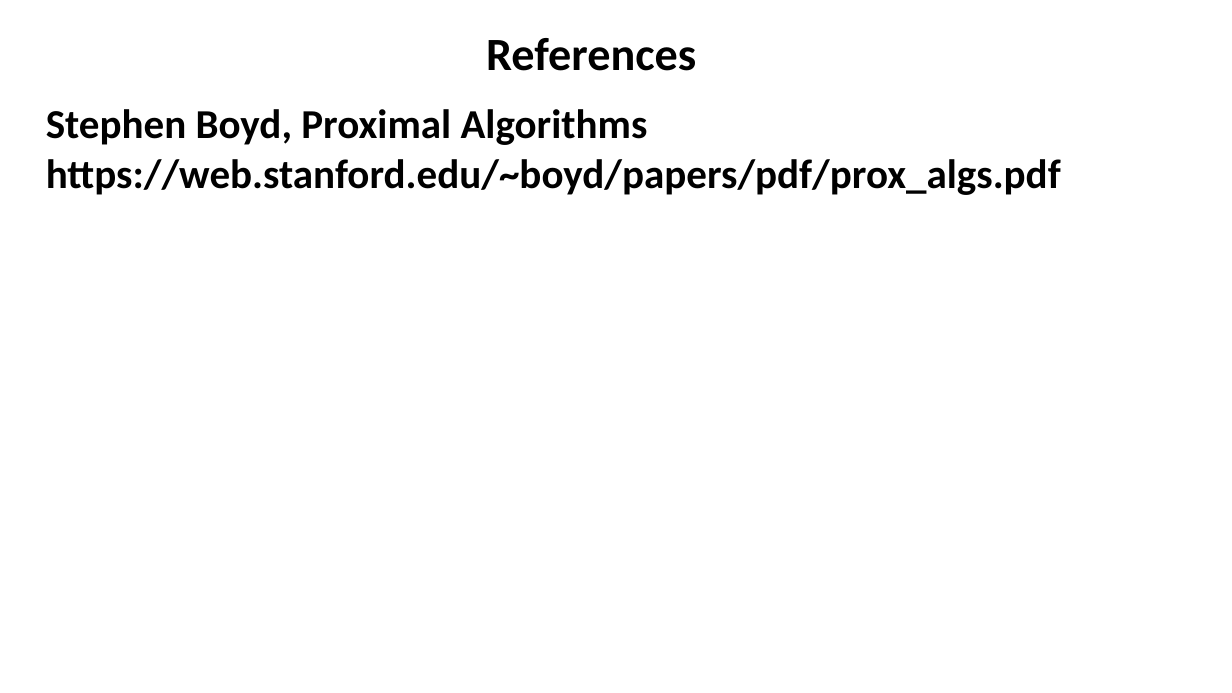
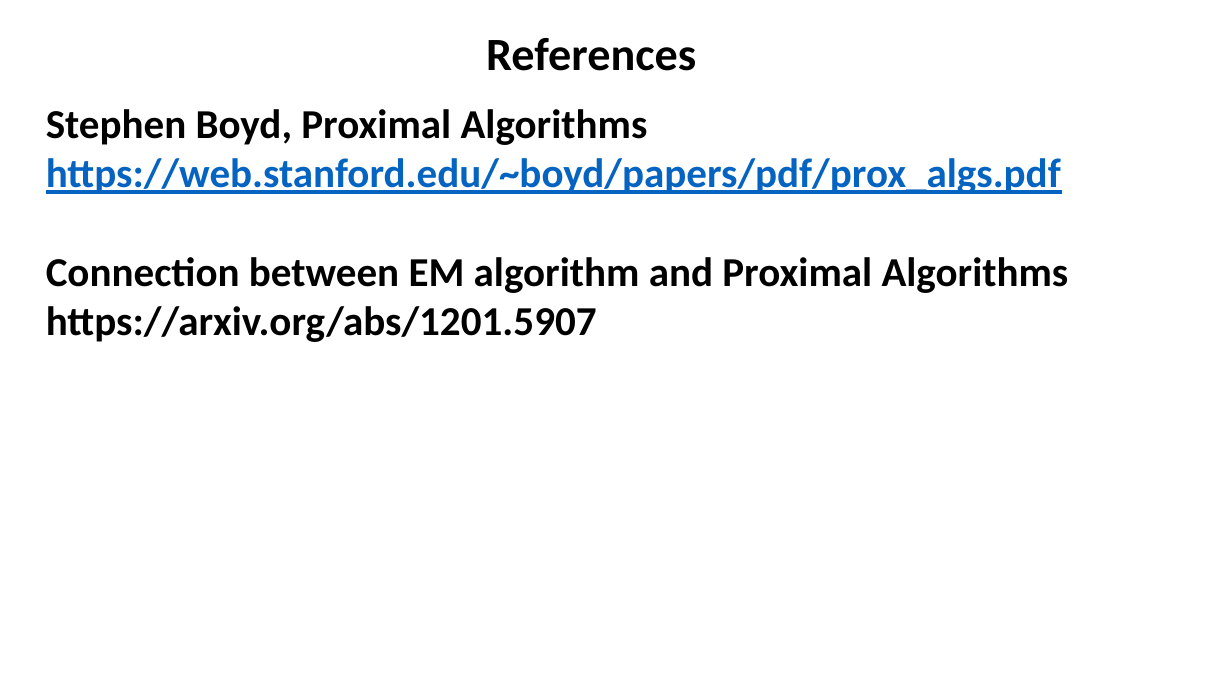
Before and after one commit to nadiakap/PythonForML, a slide deck: slide 7 of PythonML_2023_ProximalAlg.pptx (slide 5 before the commit). Drawn at 1232x693 pixels with LibreOffice and Linux fonts; fonts in the diff are those of the drawing. Boxes give left, top, right and bottom in pixels: in the first picture for what was removed or moved away, otherwise in the second. Text is boxed around its words. In the diff, an @@ line names an element or a change of style, - is before the commit and + after.

Commit message:
proximal operator
proximal operator as building block to construct proximal algorithms

```diff
--- a/PythonML_2023_ProximalAlg.pptx
+++ b/PythonML_2023_ProximalAlg.pptx
@@ text at box(46, 158, 1061, 194): text colour #000000 to #0563C1, underline on in "https://web.stanford.edu/~boyd/papers/pdf/prox_algs.pdf" @@
@@ text at box(46, 257, 1069, 342): paragraphs added @@
+Connection between EM algorithm and Proximal Algorithms
+https://arxiv.org/abs/1201.5907
```
Also in this commit, not shown: 2 other slides changed, 2 slides added.
